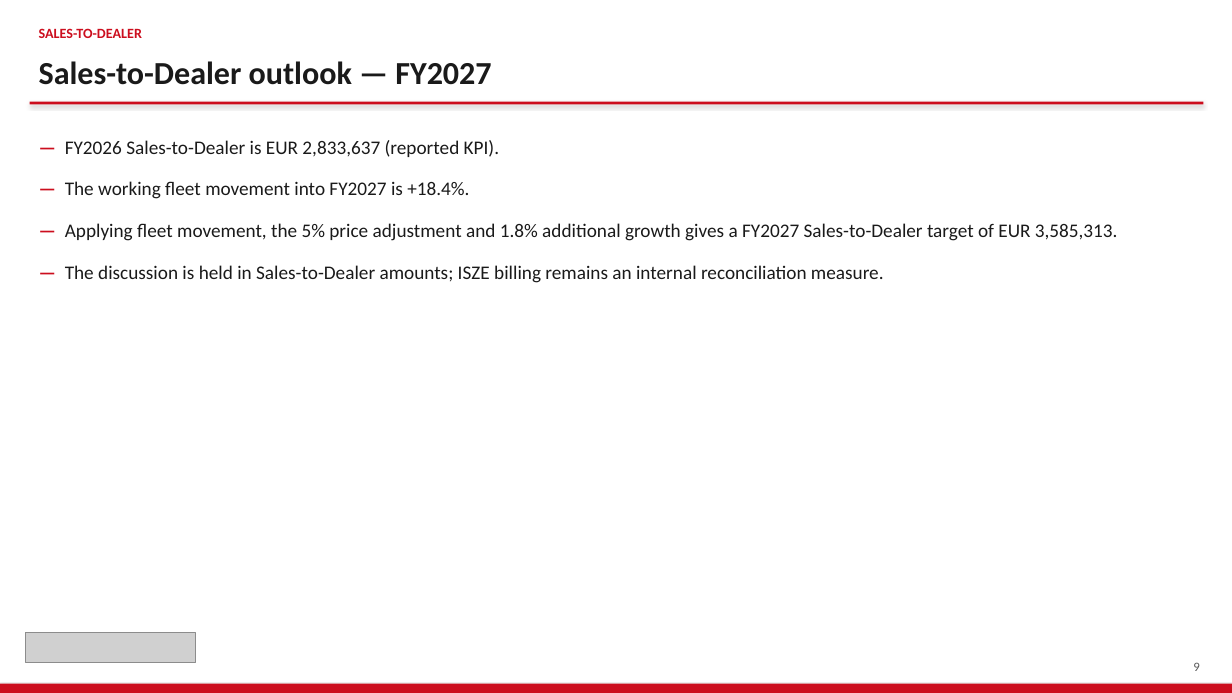
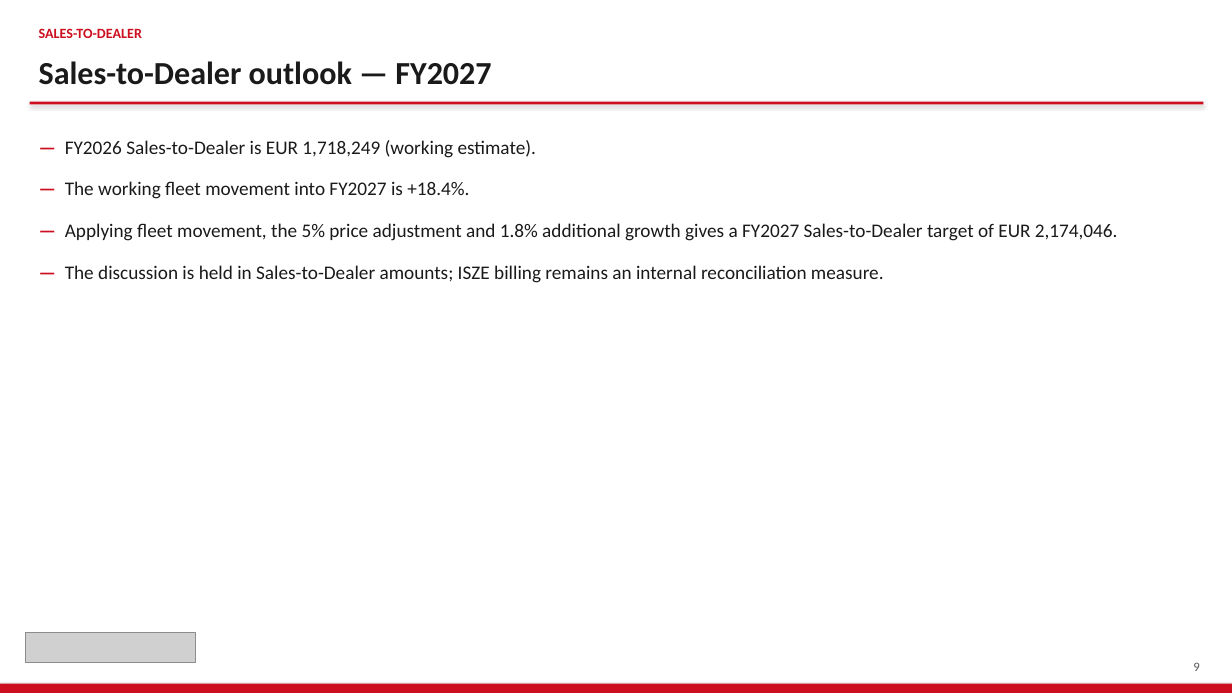
Before and after one commit to jeromio1987/ISZE, a slide deck: slide 9 of 09_meetings/IRELAND_Sales_Review_2026/ISZE_IRELAND_Sales_Review_FY2027.pptx. Drawn at 1232x693 pixels with LibreOffice and Linux fonts; fonts in the diff are those of the drawing; grey boxes stand for pictures. Boxes give left, top, right and bottom in pixels: in the first picture for what was removed or moved away, otherwise in the second. Text is boxed around its words. In the diff, an @@ line names an element or a change of style, - is before the commit and + after.

```diff
--- a/09_meetings/IRELAND_Sales_Review_2026/ISZE_IRELAND_Sales_Review_FY2027.pptx
+++ b/09_meetings/IRELAND_Sales_Review_2026/ISZE_IRELAND_Sales_Review_FY2027.pptx
@@ text at (65, 140, 536, 158): text changed @@
-— FY2026 Sales-to-Dealer is EUR 2,833,637 (reported KPI).
+— FY2026 Sales-to-Dealer is EUR 1,718,249 (working estimate).
@@ text at (65, 223, 1118, 241): text changed @@
-— Applying fleet movement, the 5% price adjustment and 1.8% additional growth gives a FY2027 Sales-to-Dealer target of EUR 3,585,313.
+— Applying fleet movement, the 5% price adjustment and 1.8% additional growth gives a FY2027 Sales-to-Dealer target of EUR 2,174,046.
```
Also in this commit, not shown: 25 other slides changed, 1 slide added, 4 slides removed, 15 other files.
